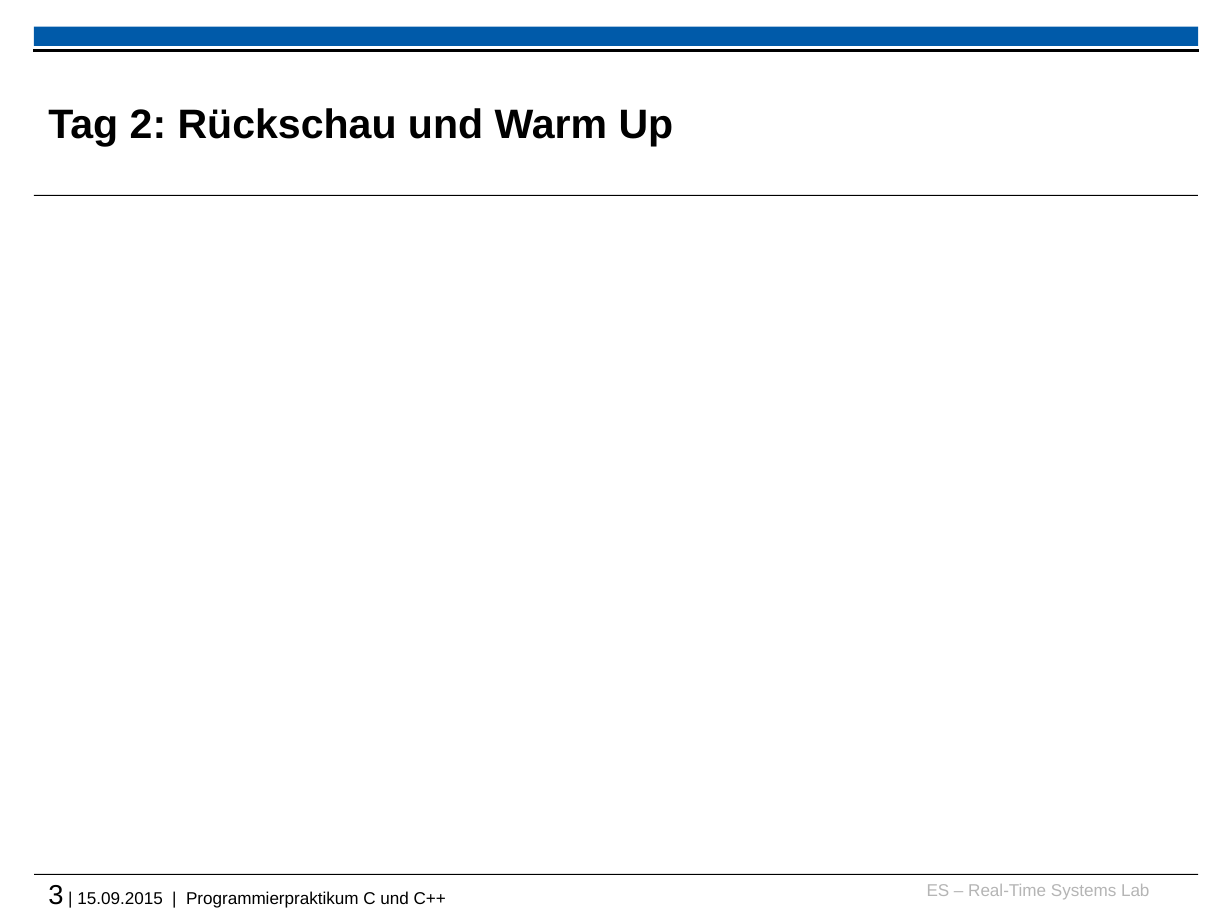
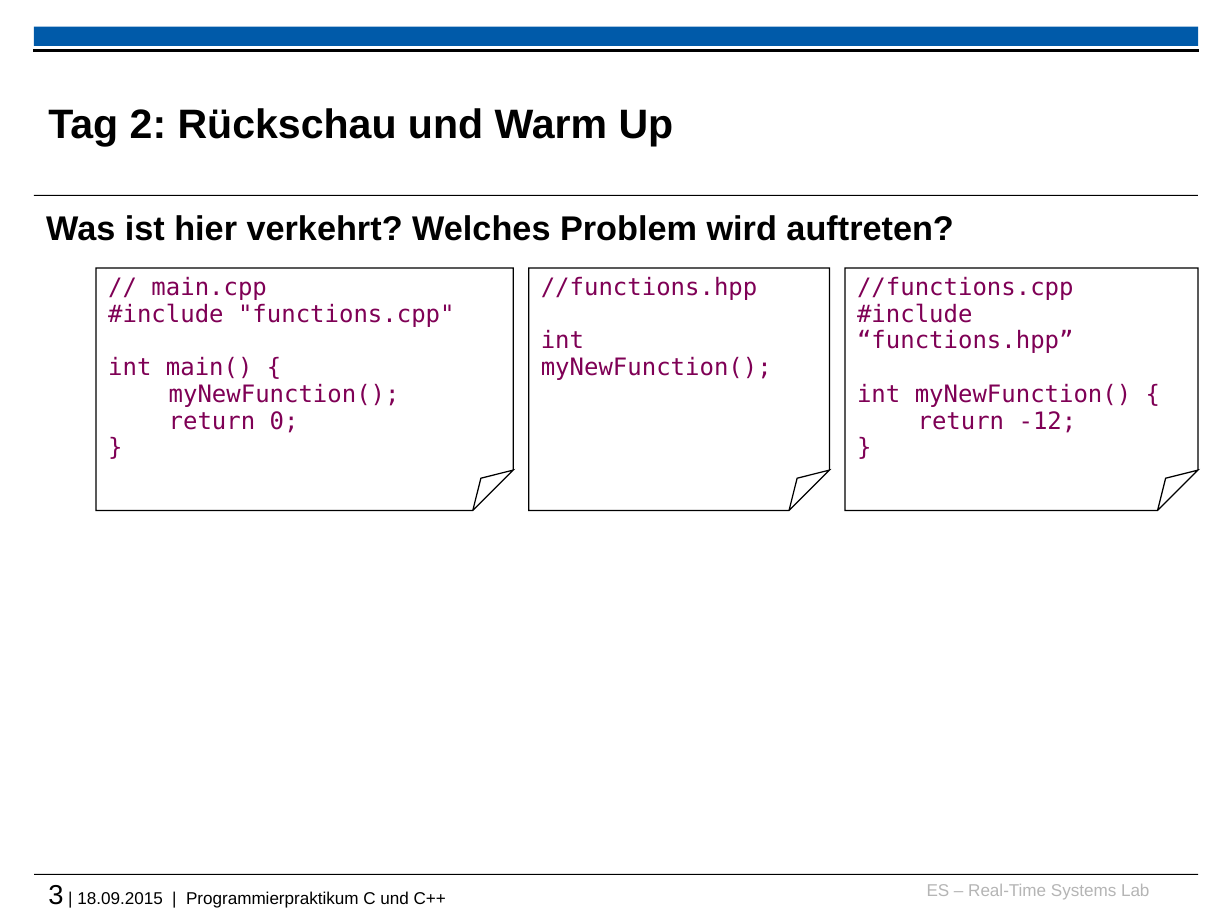
Before and after one commit to h82k/tud-cppp, a slide deck: slide 3 of 2015/week2__recap_and_warmup_slides.pptx. Drawn at 1232x924 pixels with LibreOffice and Linux fonts; fonts in the diff are those of the drawing; background and template pictures are left out. Boxes give left, top, right and bottom in pixels: in the first picture for what was removed or moved away, otherwise in the second. Text is boxed around its words. In the diff, an @@ line names an element or a change of style, - is before the commit and + after.

```diff
--- a/2015/week2__recap_and_warmup_slides.pptx
+++ b/2015/week2__recap_and_warmup_slides.pptx
@@ text added at (x1=46, y1=215, x2=953, y2=241), 20 pt, text #000000, bold @@
+Was ist hier verkehrt? Welches Problem wird auftreten?
@@ folded corner added at (x1=96, y1=269, x2=514, y2=511), outline #000000 0.75 pt, 14 pt, text #7F0055 @@
+// main.cpp
+#include "functions.cpp"
+int main() {
+myNewFunction();
+return 0;
+}
@@ folded corner added at (x1=529, y1=269, x2=829, y2=511), outline #000000 0.75 pt, 14 pt, text #7F0055 @@
+//functions.hpp
+int myNewFunction();
@@ folded corner added at (x1=845, y1=269, x2=1199, y2=511), outline #000000 0.75 pt, 14 pt, text #7F0055 @@
+//functions.cpp
+#include “functions.hpp”
+int myNewFunction() {
+return -12;
+}
@@ text at (x1=48, y1=885, x2=446, y2=908): text changed @@
-3 | 15.09.2015 | Programmierpraktikum C und C++
+3 | 18.09.2015 | Programmierpraktikum C und C++
```
Also in this commit, not shown: 2 other slides changed, 1 other file.
